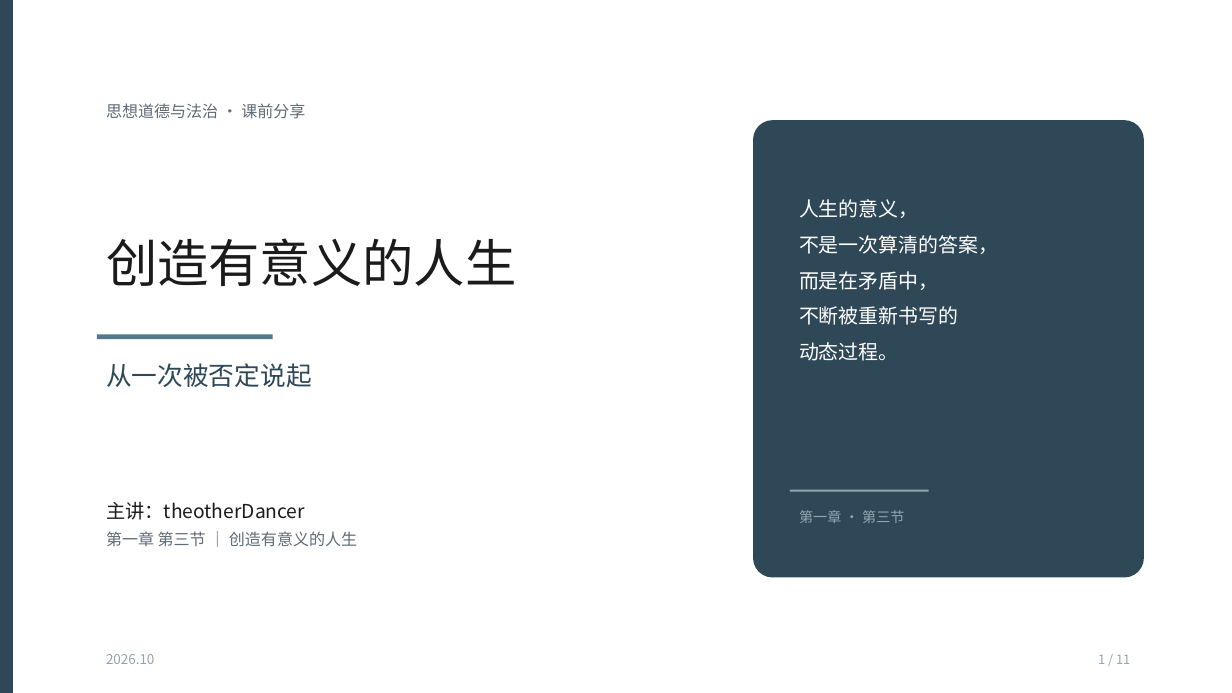
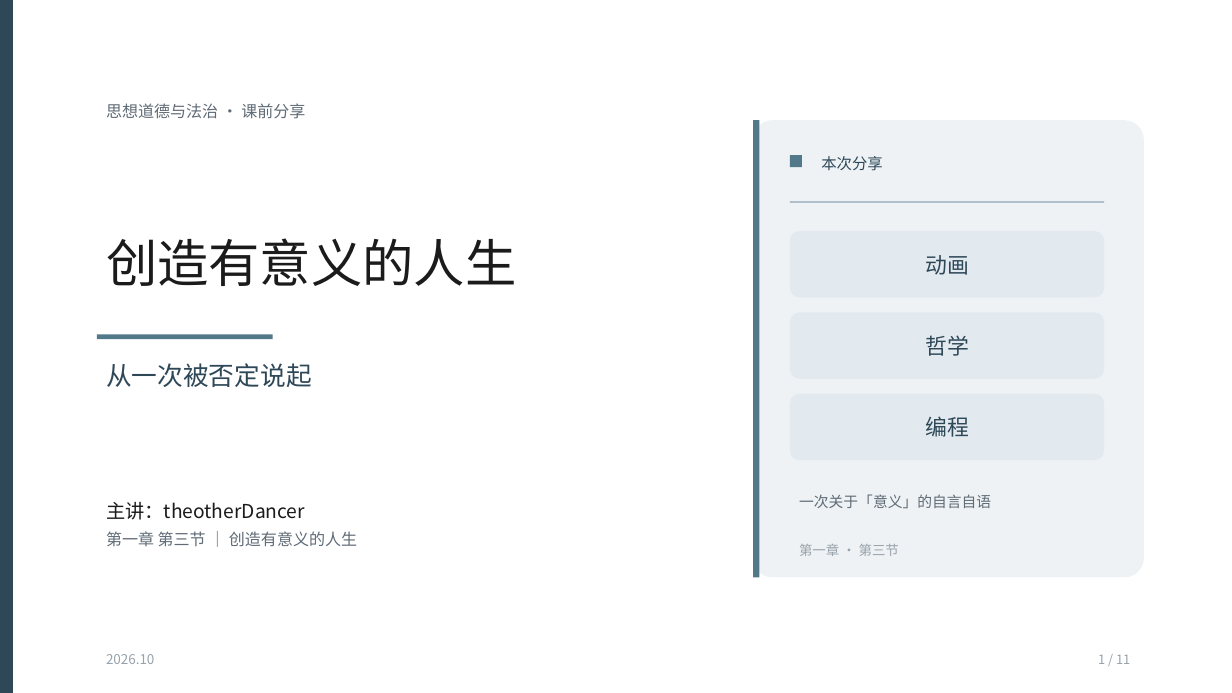
Before and after one commit to theotherDancer/theotherDancer.github.io, a slide deck: slide 1 of files/creating-a-meaningful-life.pptx. Drawn at 1232x693 pixels with LibreOffice and Linux fonts; fonts in the diff are those of the drawing. Boxes give left, top, right and bottom in pixels: in the first picture for what was removed or moved away, otherwise in the second. Text is boxed around its words. In the diff, an @@ line names an element or a change of style, - is before the commit and + after.

```diff
--- a/files/creating-a-meaningful-life.pptx
+++ b/files/creating-a-meaningful-life.pptx
@@ rounded rectangle at [753, 120, 1144, 578]: fill #2F4858 to #EEF2F5 @@
@@ rectangle added at [753, 120, 760, 578], fill #52798A @@
@@ rectangle added at [790, 155, 802, 167], fill #52798A @@
@@ text added at [821, 156, 883, 171], 12 pt, text #2F4858 @@
+本次分享
@@ rectangle added at [790, 201, 1104, 202], fill #8FA6B4 @@
@@ text removed at [799, 199, 998, 361] @@
-人生的意义，
-不是一次算清的答案，
-而是在矛盾中，
-不断被重新书写的
-动态过程。
@@ rounded rectangle added at [790, 231, 1104, 298], fill #E2EAEF @@
@@ text added at [925, 255, 969, 275], 17 pt, text #2F4858 @@
+动画
@@ rounded rectangle added at [790, 312, 1104, 379], fill #E2EAEF @@
@@ text added at [925, 335, 969, 356], 17 pt, text #2F4858 @@
+哲学
@@ rounded rectangle added at [790, 394, 1104, 460], fill #E2EAEF @@
@@ text added at [925, 416, 969, 437], 17 pt, text #2F4858 @@
+编程
@@ rectangle removed at [790, 490, 929, 492] @@
@@ text added at [799, 494, 991, 508], 11.5 pt, text #5F6B76 @@
+一次关于「意义」的自言自语
@@ text "第一章 · 第三节": place and size @@
-text "第一章 · 第三节" at [799, 510, 904, 523]
+text "第一章 · 第三节" at [799, 544, 899, 556]
@@ text "第一章 · 第三节" at [799, 544, 899, 556]: size 11 to 10.5 pt, text colour #8FA6B4 to #98A2AB @@
```
Also in this commit, not shown: 1 other slide changed, 2 other files.
